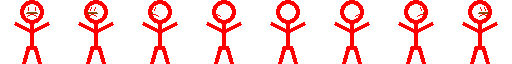
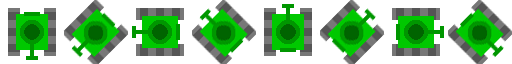
Layer changes from the first 512×64 image to the second:
renamed "city" to "city Merged", painted on it over [8, 0, 512, 64]
